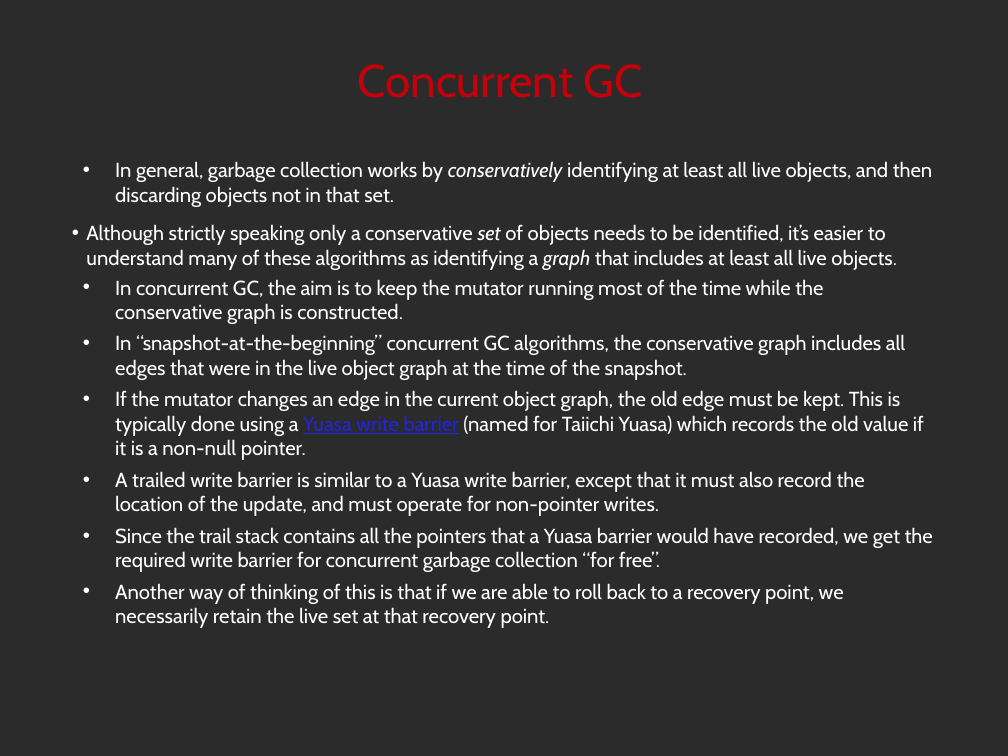
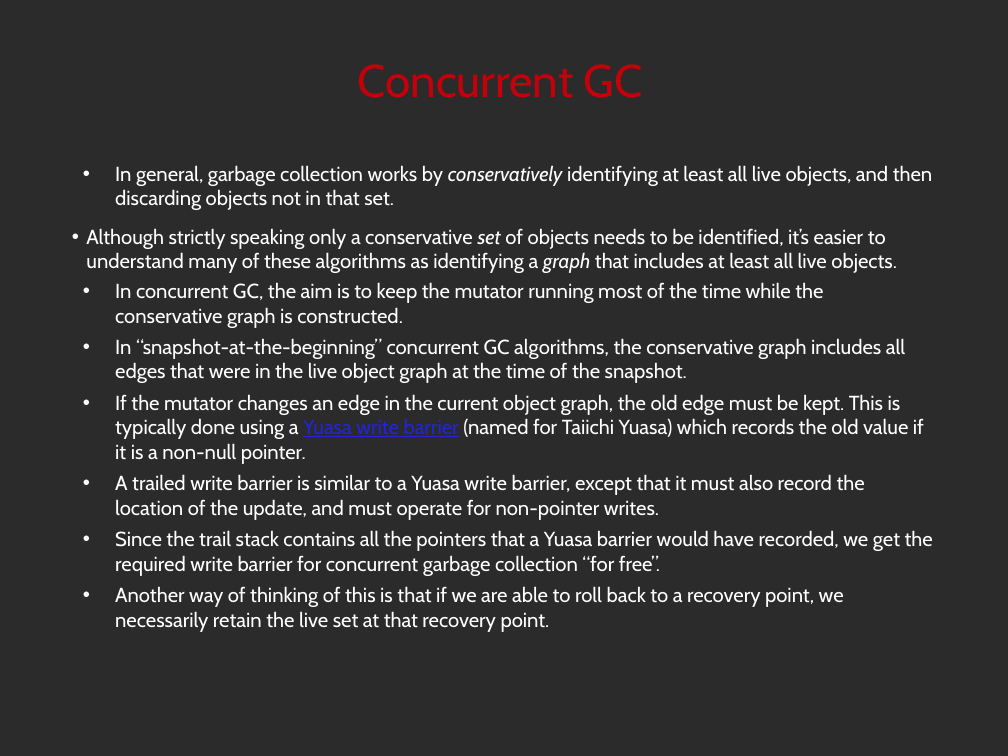
Before and after one commit to noether-lang/noether, a slide deck: slide 26 of doc/presentations/StrangeLoop2014/handling.odp (slide 31 before the commit). Drawn at 1008x756 pixels with LibreOffice and Linux fonts; fonts in the diff are those of the drawing; background and template pictures are left out; a plain dark background stands for a picture behind light text. Boxes give left, top, right and bottom in pixels: in the first picture for what was removed or moved away, otherwise in the second. Text is boxed around its words. In the diff, an @@ line names an element or a change of style, - is before the commit and + after.

```diff
--- a/doc/presentations/StrangeLoop2014/handling.odp
+++ b/doc/presentations/StrangeLoop2014/handling.odp
@@ text "In general, garbage collection works ...": place and size @@
-text "In general, garbage collection works ..." at [86, 161, 933, 628]
+text "In general, garbage collection works ..." at [86, 165, 933, 632]
```
Also in this commit, not shown: 25 other slides changed, 1 slide added, 6 slides removed, 3 other files.
